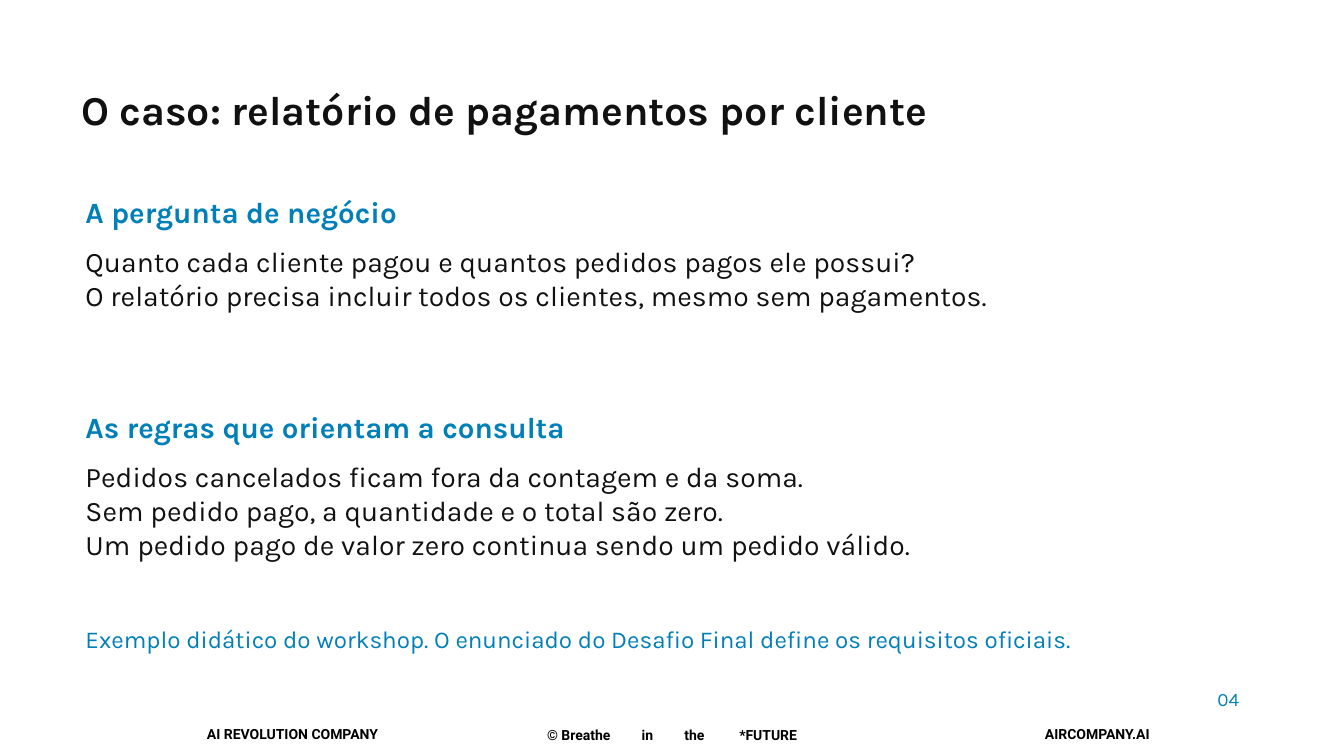
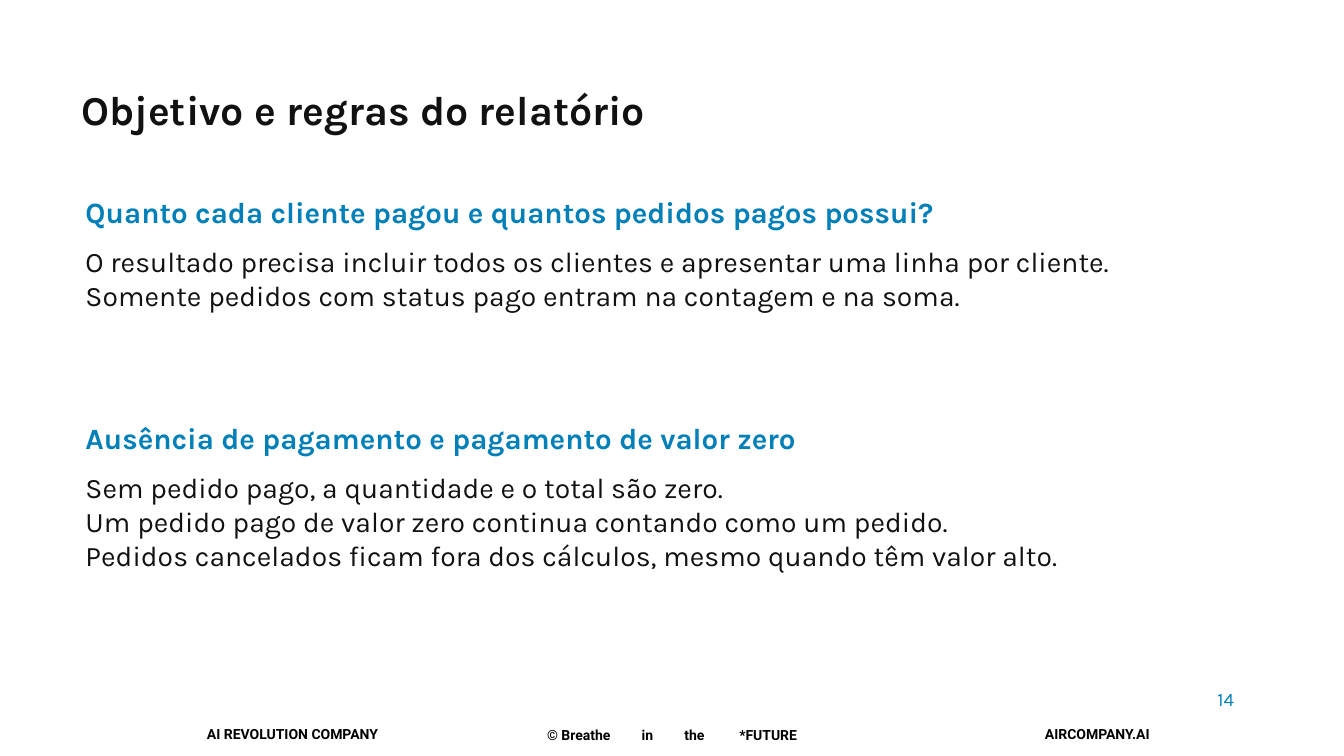
Before and after one commit to pedropalmieri/workshop4-pr-sql-ia, a slide deck: slide 14 of materiais/Workshop4-19nov2026.pptx (slide 4 before the commit). Drawn at 1344x756 pixels with LibreOffice and Linux fonts; fonts in the diff are those of the drawing; background and template pictures are left out. Boxes give left, top, right and bottom in pixels: in the first picture for what was removed or moved away, otherwise in the second. Text is boxed around its words. In the diff, an @@ line names an element or a change of style, - is before the commit and + after.

Commit message:
Explica fundamentos antes do caso e documenta consultas e decisões da automação

```diff
--- a/materiais/Workshop4-19nov2026.pptx
+++ b/materiais/Workshop4-19nov2026.pptx
@@ text at [81,92,645,135]: text changed @@
-O caso: relatório de pagamentos por cliente
+Objetivo e regras do relatório
@@ text at [85,202,934,230]: text changed; size 20.2 to 21 pt; text colour #111111 to #007FB8; bold on @@
-Quanto cada cliente pagou e quantos pedidos pagos ele possui?
-O relatório precisa incluir todos os clientes, mesmo sem pagamentos.
+Quanto cada cliente pagou e quantos pedidos pagos possui?
@@ text removed at [85,200,396,230] @@
-A pergunta de negócio
@@ text added at [85,252,1109,313], 20.2 pt, text #111111 @@
+O resultado precisa incluir todos os clientes e apresentar uma linha por cliente.
+Somente pedidos com status pago entram na contagem e na soma.
@@ text removed at [85,417,564,445] @@
-As regras que orientam a consulta
@@ text added at [85,427,795,456], 21 pt, text #007FB8, bold @@
+Ausência de pagamento e pagamento de valor zero
@@ text "Sem pedido pago, a quantidade ...": place and size @@
-text "Sem pedido pago, a quantidade ..." at [85,467,910,562]
+text "Sem pedido pago, a quantidade ..." at [85,478,1057,573]
@@ text at [85,467,803,494]: paragraph removed @@
-Pedidos cancelados ficam fora da contagem e da soma.
@@ text at [85,512,1057,573]: text changed @@
-Um pedido pago de valor zero continua sendo um pedido válido.
+Um pedido pago de valor zero continua contando como um pedido.
+Pedidos cancelados ficam fora dos cálculos, mesmo quando têm valor alto.
@@ text removed at [85,629,1071,654] @@
-Exemplo didático do workshop. O enunciado do Desafio Final define os requisitos oficiais.
@@ text at [1217,694,1234,706]: text changed @@
-04
+14
```
Also in this commit, not shown: 16 other slides changed, 7 slides added, 6 slides removed, 4 other files.
